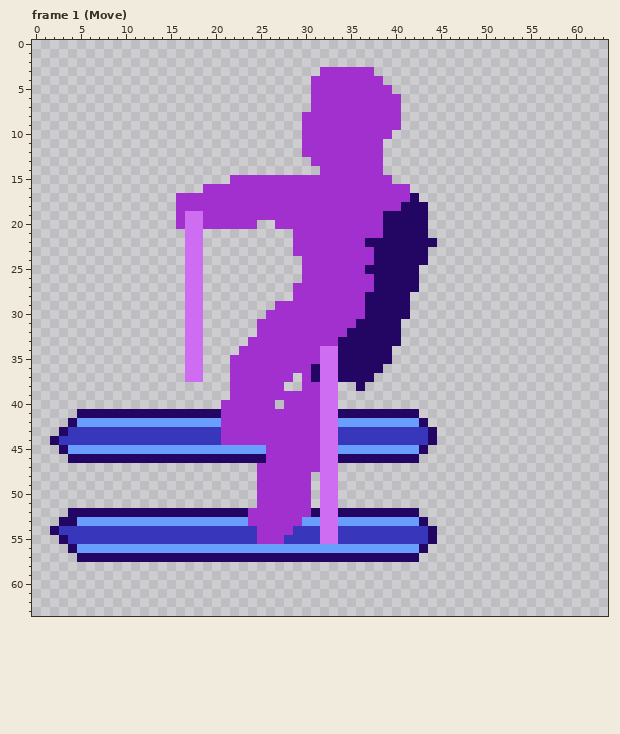
Two states of a pixel-art file, Assets/Aseprite/PlayerExport.aseprite. Above is the file before it was changed.
64x64 pixels, 28 frames. Shown: frame 1 (Move). The commit also changed other frames, which this record leaves out.
After the commit:
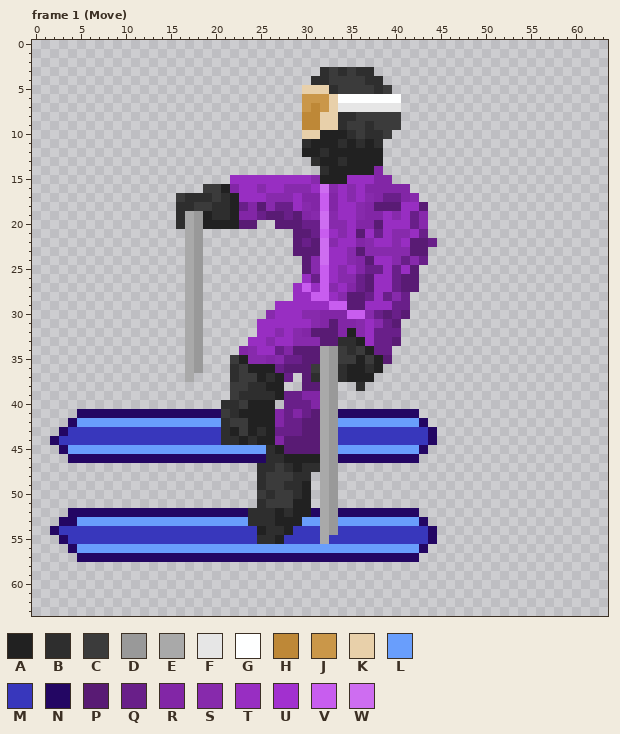
Palette (. is transparent): A #212121  B #2e2e2e  C #3b3b3b  D #999999  E #a9a9a9  F #e6e6e6  G #feffff  H #be8837  J #ca9749  K #e8d0aa  L #699efc  M #3837bc  N #230663  P #591b74  Q #691f89  R #8226a6  S #872aac  T #982ec2  U #a230cf  V #c85def  W #ce6df1
Diff:
layer "Details" added
layer "Glasses" added
Changed rows in their new state; - is an unchanged pixel.
Frame 1 (Move):
first column x 16:
 3 ----------------BCBCBB-------
 4 ---------------BBCCCCBB------
 5 --------------KKKBCCCCBC-----
 6 --------------JJJKGGGGGGG----
 7 --------------JHJKFFFFFFF----
 8 --------------HHKKBBCCCCC----
 9 --------------HHKKBCCBCCC----
10 --------------KKAAABCBBC-----
11 --------------BAAABABAB------
12 --------------AABAAAAAA------
13 ---------------BAABAAAA------
14 ----------------BAAAAAR------
15 ------TTTTTTTTTSAAATTTRR-----
16 ---CCARTTSTTSSSTWSTSTRRRRR---
17 CBBBCBATTTSSSTRRVRTSTSRQQRS--
18 BBCCBBAQRPSQQTSRVRTTSRPPPTTP-
19 BEDABBARRQPPQPRSWSTTSRRTSTQS-
20 BEDAAAAPP--PPPQQWSSTRRPTTTQS-
21 -ED----------PPQVTSTPTQTSSTQ-
22 -ED----------PQPWSTTRSTTSTPPQ
23 -ED----------PPPWTTSPSSSSSPP-
24 -ED-----------PSWTTSRPTTSQSQ-
25 -ED-----------PSVTSTRQQTQTP--
26 -ED-----------TQVTSSQPTTQPP--
27 -ED----------TVTVSTRQPTTQPP--
28 -ED----------TTVVTSPPQTQSQ---
29 -ED--------TTTTTTVVPPTTTQQ---
30 -ED-------STTTSSRRRVVSQPQP---
31 -ED------TTTTTTSRPRRSTSQP----
32 -ED------TTSTSRPPPRASTQQQ----
33 -ED-----TTSTTSSSPPBBATQQP----
34 -ED----RSTTQRPPPEDCBCAQQ-----
35 -ED---CASSRSQQPPEDCCACAP-----
36 -ED---BCAAAQPPPCEDBAABA------
37 -E.---BCCABAQ-PBEDBAAA-------
38 ------CCBBAA--PPED--B--------
39 ------CBBBBAQQRRED-----------
40 -----BBCAAA-QQQRED-----------
41 -----CBAAAARQRQPED-----------
42 -----BCCAAARQQPPED-----------
43 -----BACABAQQQPPED-----------
44 -----BBABAARPPPPED-----------
45 ----------BAPPPPED-----------
46 ----------BBAAAAED-----------
47 ---------BBCBABBED-----------
48 ---------BCCCBB-ED-----------
49 ---------BCCBBA-ED-----------
50 ---------CBCCBA-ED-----------
51 ---------BCCCAA-ED-----------
52 --------BBBABAA-ED-----------
53 --------BBBAAA--ED-----------
54 ---------ABBA---ED-----------
55 ---------BBA----EM-----------
Changed places in both pictures, as pixel boxes (x1, y1, x2, y2):
changed: (176, 67, 437, 544)
